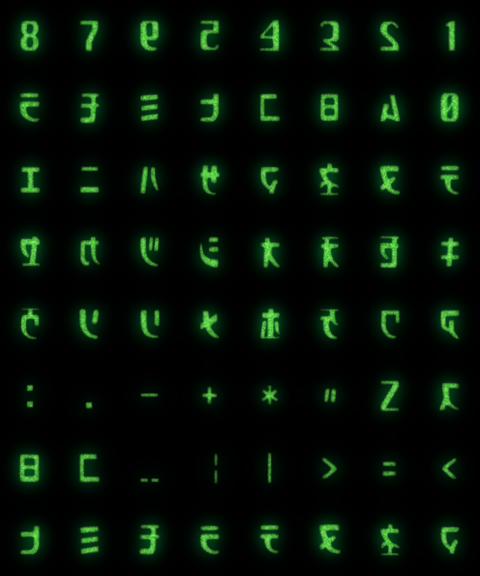
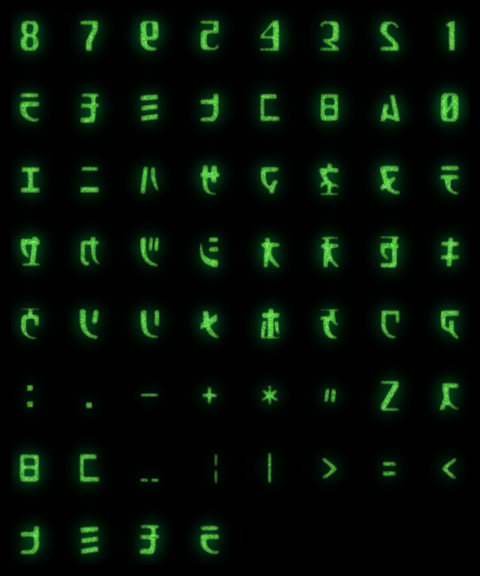
Layer changes from the first 480×576 image to the second:
renamed "Glyphs with bloom" to "Glyphs bloom 0 empty", hid it over 2, 5, 477, 571
added layer "Glyphs bloom 4 empty" above "Glyphs bloom 8 empty" over 245, 507, 470, 565
